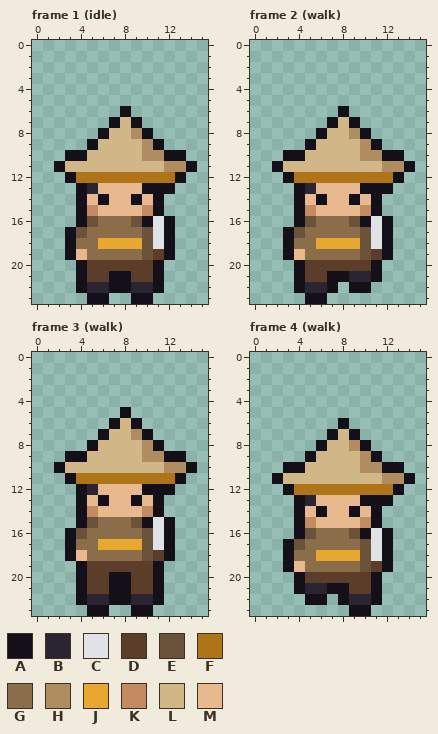
A pixel-art file gets an edit: art/bodies/unorthodox.aseprite. The picture above was drawn from the file before the commit.
16x24 pixels, 42 frames. Colours within 5 levels of each other are drawn and written as one. Shown: frame 1 (idle), frame 2 (walk), frame 3 (walk), frame 4 (walk). The commit also changed other frames, which this record leaves out.
Palette (. is transparent): A #14101a  B #2a2433  C #dfe3e6  D #5c3d2a  E #6b523a  F #b07418  G #8c6d4a  H #b08d60  J #e8a830  K #c48a62  L #d1b787  M #e8b98e
Pixels before, frame 1 (idle), first column x 2:
 6 ......A......
 7 .....ALA.....
 8 ....ALLHA....
 9 ...ALLLLHA...
10 .AALLLLLHHAA.
11 ALLLLLLLLLHHA
12 .AFFFFFFFFFA.
13 ..ABMMMMAAA..
14 ..AMAMMAMA...
15 ..AKMMMMKA...
16 ..AEGGGEACA..
17 .AEGGGGGECA..
18 .AGGJJJJECA..
19 .AMGGGGGEDA..
20 ..ADDDDDDA...
21 ..ADDAADDA...
22 ..ABBAABBA...
23 ...AA..AA....
Pixels before, frame 2 (walk), first column x 2:
 6 ......A......
 7 .....ALA.....
 8 ....ALLHA....
 9 ...ALLLLHA...
10 .AALLLLLHHAA.
11 ALLLLLLLLLHHA
12 .AFFFFFFFFFA.
13 ..ABMMMMAAA..
14 ..AMAMMAMA...
15 ..AKMMMMKA...
16 ..AEGGGEACA..
17 .AEGGGGGECA..
18 .AGGJJJJECA..
19 .AMGGGGGEDA..
20 ..ADDDDDDA...
21 ..ADDAABBA...
22 ..ABBA.AA....
23 ...AA........
Pixels before, frame 3 (walk), first column x 2:
 5 ......A......
 6 .....ALA.....
 7 ....ALLHA....
 8 ...ALLLLHA...
 9 .AALLLLLHHAA.
10 ALLLLLLLLLHHA
11 .AFFFFFFFFFA.
12 ..ABMMMMAAA..
13 ..AMAMMAMA...
14 ..AKMMMMKA...
15 ..AEGGGEACA..
16 .AEGGGGGECA..
17 .AGGJJJJECA..
18 .AMGGGGGEDA..
19 ..ADDDDDDA...
20 ..ADDAADDA...
21 ..ADDAADDA...
22 ..ABBAABBA...
23 ...AA..AA....
Pixels before, frame 4 (walk), first column x 2:
 6 ......A......
 7 .....ALA.....
 8 ....ALLHA....
 9 ...ALLLLHA...
10 .AALLLLLHHAA.
11 ALLLLLLLLLHHA
12 .AFFFFFFFFFA.
13 ..ABMMMMAAA..
14 ..AMAMMAMA...
15 ..AKMMMMKA...
16 ..AEGGGEACA..
17 .AEGGGGGECA..
18 .AGGJJJJECA..
19 .AMGGGGGEDA..
20 ..ADDDDDDA...
21 ..ABBAADDA...
22 ...AA.ABBA...
23 .......AA....
New version:
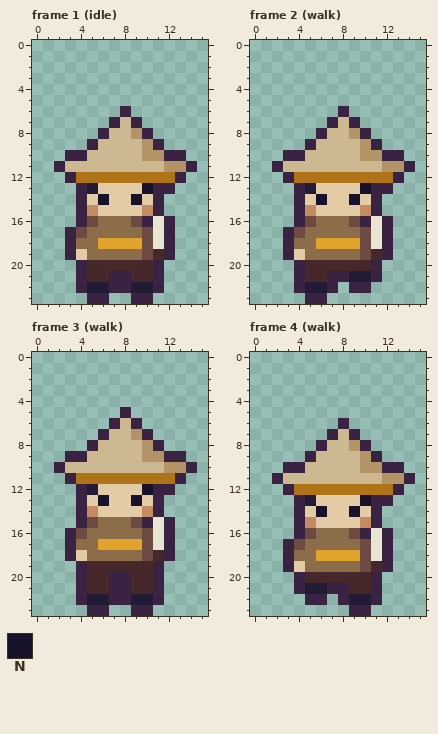
Colours new in this view: N #171229
Edits made:
colour A: #14101a -> #3a2242
colour B: #2a2433 -> #221b35
colour C: #dfe3e6 -> #e9e5d3
colour D: #5c3d2a -> #46282b
colour E: #6b523a -> #6d4b43
colour H: #b08d60 -> #b39467
colour J: #e8a830 -> #e2a32c
colour L: #d1b787 -> #cdb991
colour M: #e8b98e -> #e3cba6
Frame 1 (idle):
y 13: x 10 A -> N
y 14: x 6 A -> N; x 9 A -> N
Frame 2 (walk): the same change as frame 1 (idle)
Frame 3 (walk):
y 12: x 10 A -> N
y 13: x 6 A -> N; x 9 A -> N
Frame 4 (walk): the same change as frame 1 (idle)
